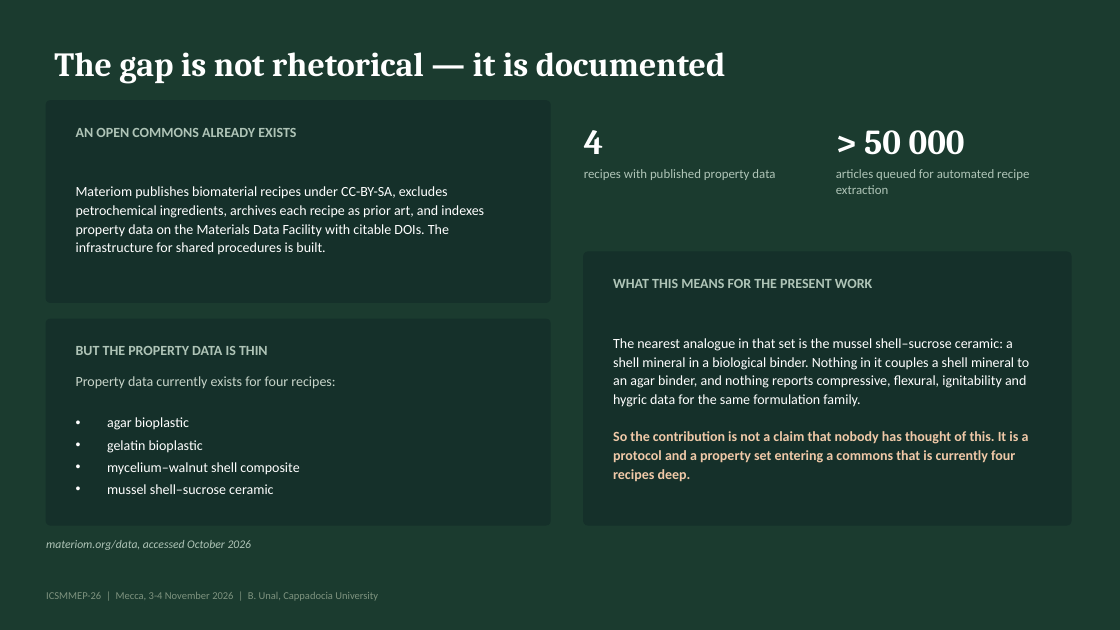
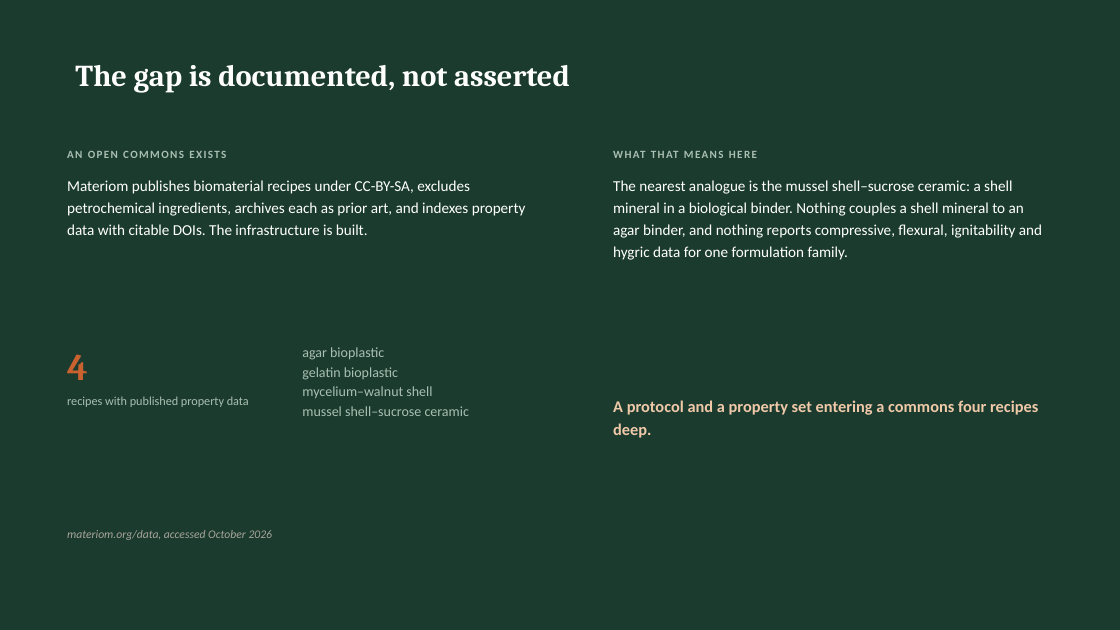
Before and after one commit to bunal91/sanat-ve-mekan, a slide deck: slide 4 of konferans-bildirisi/06-sunum/ICSMMEP26_Presentation_Unal.pptx. Drawn at 1120x630 pixels with LibreOffice and Linux fonts; fonts in the diff are those of the drawing. Boxes give left, top, right and bottom in pixels: in the first picture for what was removed or moved away, otherwise in the second. Text is boxed around its words. In the diff, an @@ line names an element or a change of style, - is before the commit and + after.

```diff
--- a/konferans-bildirisi/06-sunum/ICSMMEP26_Presentation_Unal.pptx
+++ b/konferans-bildirisi/06-sunum/ICSMMEP26_Presentation_Unal.pptx
@@ title at [75, 65, 570, 92]: text changed; size 29 to 26 pt @@
-The gap is not rhetorical — it is documented
+The gap is documented, not asserted
@@ rounded rectangle removed at [46, 101, 550, 302] @@
@@ text added at [613, 143, 1050, 165], 9.5 pt, text #A9BFB1, bold @@
+WHAT THAT MEANS HERE
@@ text removed at [864, 130, 965, 155] @@
-> 50 000
@@ text at [67, 151, 226, 158]: text changed; size 12 to 9.5 pt; text colour #AFC4B7 to #A9BFB1 @@
-AN OPEN COMMONS ALREADY EXISTS
+AN OPEN COMMONS EXISTS
@@ vertical alignment middle to top in 3 elements at [67, 180, 526, 235], [302, 347, 469, 416], [613, 180, 1042, 260] @@
@@ text removed at [836, 169, 1029, 194] @@
-articles queued for automated recipe extraction
@@ text at [67, 180, 526, 235]: text changed; size 12 to 13 pt @@
-Materiom publishes biomaterial recipes under CC-BY-SA, excludes petrochemical ingredients, archives each recipe as prior art, and indexes property data on the Materials Data Facility with citable DOIs. The infrastructure for shared procedures is built.
+Materiom publishes biomaterial recipes under CC-BY-SA, excludes petrochemical ingredients, archives each as prior art, and indexes property data with citable DOIs. The infrastructure is built.
@@ text at [613, 180, 1042, 260]: text changed; size 12 to 13 pt @@
-The nearest analogue in that set is the mussel shell–sucrose ceramic: a shell mineral in a biological binder. Nothing in it couples a shell mineral to an agar binder, and nothing reports compressive, flexural, ignitability and hygric data for the same formulation family.
-So the contribution is not a claim that nobody has thought of this. It is a protocol and a property set entering a commons that is currently four recipes deep.
+The nearest analogue is the mussel shell–sucrose ceramic: a shell mineral in a biological binder. Nothing couples a shell mineral to an agar binder, and nothing reports compressive, flexural, ignitability and hygric data for one formulation family.
@@ rounded rectangle removed at [584, 252, 1071, 525] @@
@@ text removed at [613, 279, 872, 288] @@
-WHAT THIS MEANS FOR THE PRESENT WORK
@@ rounded rectangle removed at [46, 319, 550, 525] @@
@@ text "4": place and size @@
-text "4" at [584, 130, 603, 154]
+text "4" at [67, 354, 88, 380]
@@ text "4" at [67, 354, 88, 380]: size 30 to 32 pt, text colour #FFFFFF to #C9622F @@
@@ text removed at [76, 346, 268, 355] @@
-BUT THE PROPERTY DATA IS THIN
@@ text at [302, 347, 469, 416]: text colour #FFFFFF to #A9BFB1 in "agar bioplastic", "gelatin bioplastic", "mussel shell–sucrose ceramic"; bullet • to none; line spacing 15pt to 17pt; less space between paragraphs @@
@@ text "agar bioplastic": place and size @@
-text "agar bioplastic" at [107, 417, 299, 494]
+text "agar bioplastic" at [302, 347, 469, 416]
@@ text removed at [76, 376, 335, 389] @@
-Property data currently exists for four recipes:
@@ text at [302, 386, 432, 398]: text changed; text colour #FFFFFF to #A9BFB1 @@
-• mycelium–walnut shell composite
+mycelium–walnut shell
@@ text "recipes with published property data": place and size @@
-text "recipes with published property data" at [584, 169, 775, 180]
+text "recipes with published property data" at [67, 396, 249, 407]
@@ text "recipes with published property data" at [67, 396, 249, 407]: size 11 to 10.5 pt, text colour #AFC4B7 to #A9BFB1 @@
@@ text added at [613, 400, 1038, 438], 14 pt, text #F0C9A8, bold @@
+A protocol and a property set entering a commons four recipes deep.
@@ text "materiom.org/data, accessed October 2026": place and size @@
-text "materiom.org/data, accessed October 2026" at [46, 540, 252, 550]
+text "materiom.org/data, accessed October 2026" at [67, 530, 273, 540]
@@ text "materiom.org/data, accessed October 2026" at [67, 530, 273, 540]: text colour #AFC4B7 to #A8A49B; line spacing 1 to 14pt; vertical alignment middle to top @@
@@ text removed at [46, 592, 378, 601] @@
-ICSMMEP-26 | Mecca, 3-4 November 2026 | B. Unal, Cappadocia University
```
Also in this commit, not shown: 22 other slides changed, 4 other files.
